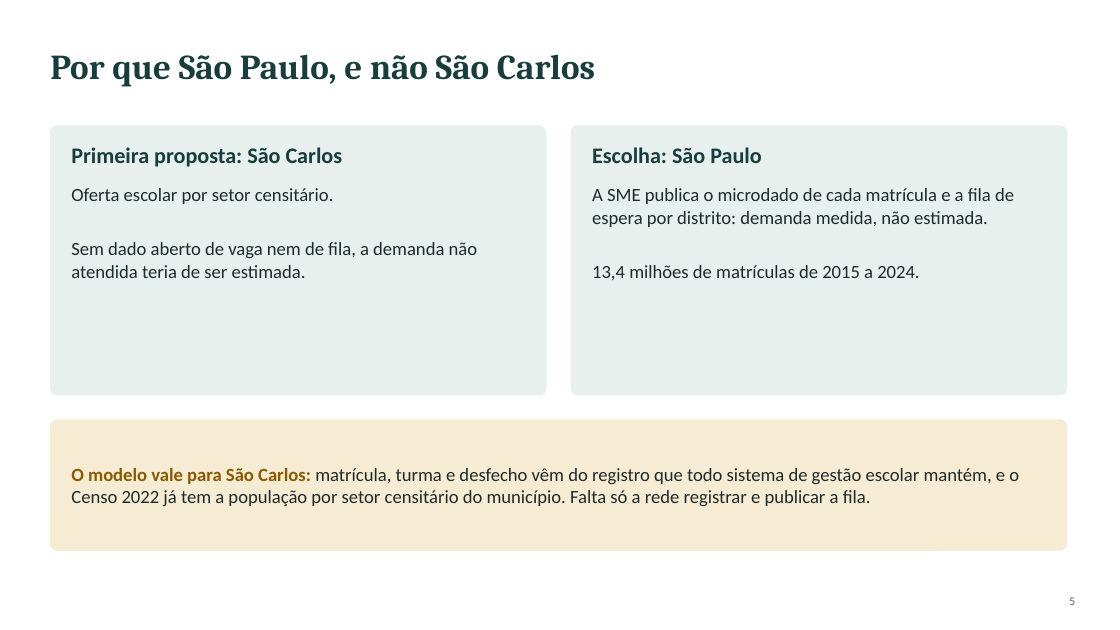
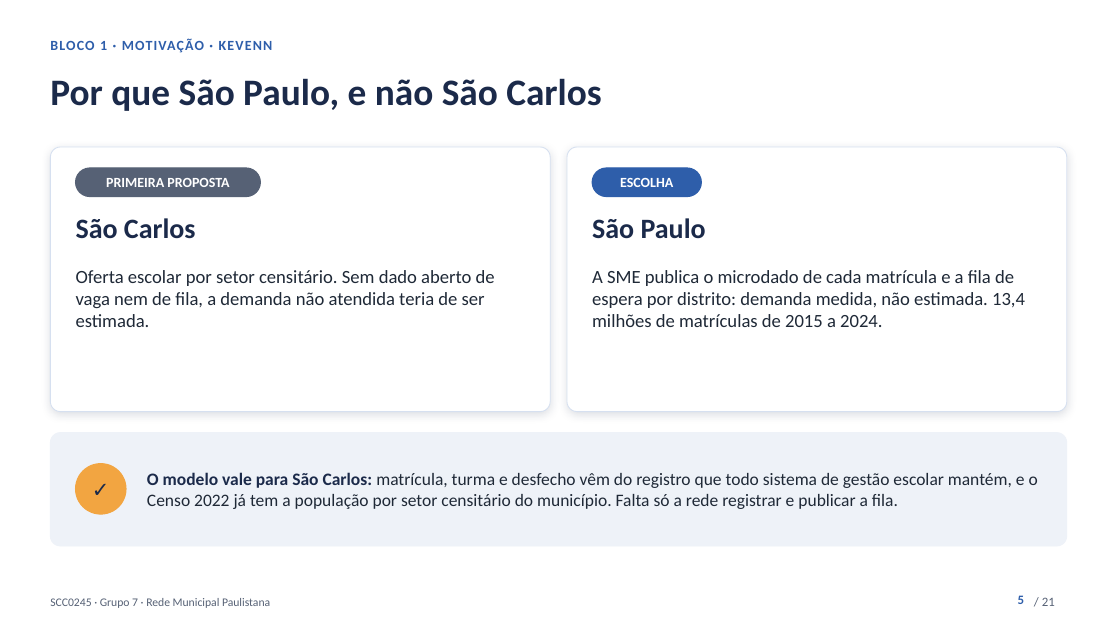
Before and after one commit to kevennlaranjeira/OLAP2026, a slide deck: slide 5 of docs/apresentacao/apresentacao-projeto1.pptx. Drawn at 1120x630 pixels with LibreOffice and Linux fonts; fonts in the diff are those of the drawing. Boxes give left, top, right and bottom in pixels: in the first picture for what was removed or moved away, otherwise in the second. Text is boxed around its words. In the diff, an @@ line names an element or a change of style, - is before the commit and + after.

Commit message:
docs(apresentacao): novo visual, número de página e animações (#4)
Slides com paleta única no tema, etiqueta de bloco e de quem apresenta, número de página, transição de esmaecimento e entrada em sequência dos cartões. Teste novo confere número de página, transição e animação.

```diff
--- a/docs/apresentacao/apresentacao-projeto1.pptx
+++ b/docs/apresentacao/apresentacao-projeto1.pptx
@@ text "Por que São Paulo, e ...": place and size @@
-text "Por que São Paulo, e ..." at box(50, 54, 595, 86)
+text "Por que São Paulo, e ..." at box(50, 78, 601, 111)
@@ text "Por que São Paulo, e ..." at box(50, 78, 601, 111): size 30 to 32 pt, font Cambria to Calibri, text colour #183D3D to #1B2A4A @@
@@ text added at box(50, 38, 273, 53), 12 pt, text #2E5EAA, bold @@
+BLOCO 1 · MOTIVAÇÃO · KEVENN
@@ rounded rectangle: place and size @@
-rounded rectangle at box(50, 126, 546, 395)
+rounded rectangle at box(50, 147, 550, 412)
@@ rounded rectangle at box(50, 147, 550, 412): fill #E7F0ED to #FFFFFF; outline #E7F0ED 1 pt to #D6E0F0 0.75 pt; shadow on; proportions changed @@
@@ rounded rectangle at box(567, 147, 1067, 412): fill #E7F0ED to #FFFFFF; outline #E7F0ED 1 pt to #D6E0F0 0.75 pt; shadow on; proportions changed @@
@@ rounded rectangle: place and size @@
-rounded rectangle at box(571, 126, 1067, 395)
+rounded rectangle at box(567, 147, 1067, 412)
@@ rounded rectangle added at box(76, 168, 260, 197), fill #566175, outline #566175 1 pt @@
@@ text added at box(106, 178, 229, 187), 12 pt, text #FFFFFF, bold @@
+PRIMEIRA PROPOSTA
@@ rounded rectangle added at box(592, 168, 702, 197), fill #2E5EAA, outline #2E5EAA 1 pt @@
@@ text added at box(620, 178, 673, 187), 12 pt, text #FFFFFF, bold @@
+ESCOLHA
@@ text at box(76, 218, 196, 239): text changed; size 19 to 24 pt; text colour #183D3D to #1B2A4A @@
-Primeira proposta: São Carlos
+São Carlos
@@ text at box(592, 218, 706, 239): text changed; size 19 to 24 pt; text colour #183D3D to #1B2A4A @@
-Escolha: São Paulo
+São Paulo
@@ text at box(76, 270, 495, 327): text changed; text colour #1E2B2B to #1F2937 @@
-Oferta escolar por setor censitário.
-Sem dado aberto de vaga nem de fila, a demanda não atendida teria de ser estimada.
+Oferta escolar por setor censitário. Sem dado aberto de vaga nem de fila, a demanda não atendida teria de ser estimada.
@@ text at box(592, 270, 1025, 327): text changed; text colour #1E2B2B to #1F2937 @@
-A SME publica o microdado de cada matrícula e a fila de espera por distrito: demanda medida, não estimada.
-13,4 milhões de matrículas de 2015 a 2024.
+A SME publica o microdado de cada matrícula e a fila de espera por distrito: demanda medida, não estimada. 13,4 milhões de matrículas de 2015 a 2024.
@@ rounded rectangle: place and size @@
-rounded rectangle at box(50, 420, 1067, 550)
+rounded rectangle at box(50, 433, 1067, 546)
@@ rounded rectangle at box(50, 433, 1067, 546): fill #F6EBD3 to #EEF2F8; outline #F6EBD3 1 pt to #EEF2F8 0.75 pt; proportions changed @@
@@ text "O modelo vale para São ...": place and size @@
-text "O modelo vale para São ..." at box(71, 468, 1019, 506)
+text "O modelo vale para São ..." at box(147, 472, 1038, 509)
@@ text "O modelo vale para São ..." at box(147, 472, 1038, 509): size 16 to 15 pt; text colour #8A5A00 to #1B2A4A in "O modelo vale para São Carlos:"; text colour #1E2B2B to #1F2937 in "matrícula, turma e desfecho vêm do registro ..." @@
@@ ellipse added at box(76, 464, 126, 514), fill #F2A541, outline #F2A541 1 pt @@
@@ text added at box(76, 464, 126, 514), 18 pt, text #1B2A4A, bold @@
+✓
@@ text added at box(50, 598, 270, 608), 10 pt, text #566175 @@
+SCC0245 · Grupo 7 · Rede Municipal Paulistana
@@ page number: place and size @@
-page number at box(1069, 597, 1075, 605)
+page number at box(1018, 595, 1024, 604)
@@ page number at box(1018, 595, 1024, 604): size 10 to 11 pt, text colour #56676A to #2E5EAA, bold on; vertical alignment middle to top @@
@@ text added at box(1042, 597, 1055, 606), 11 pt, text #566175 @@
+/ 21
```
Also in this commit, not shown: 20 other slides changed, 4 other files.
